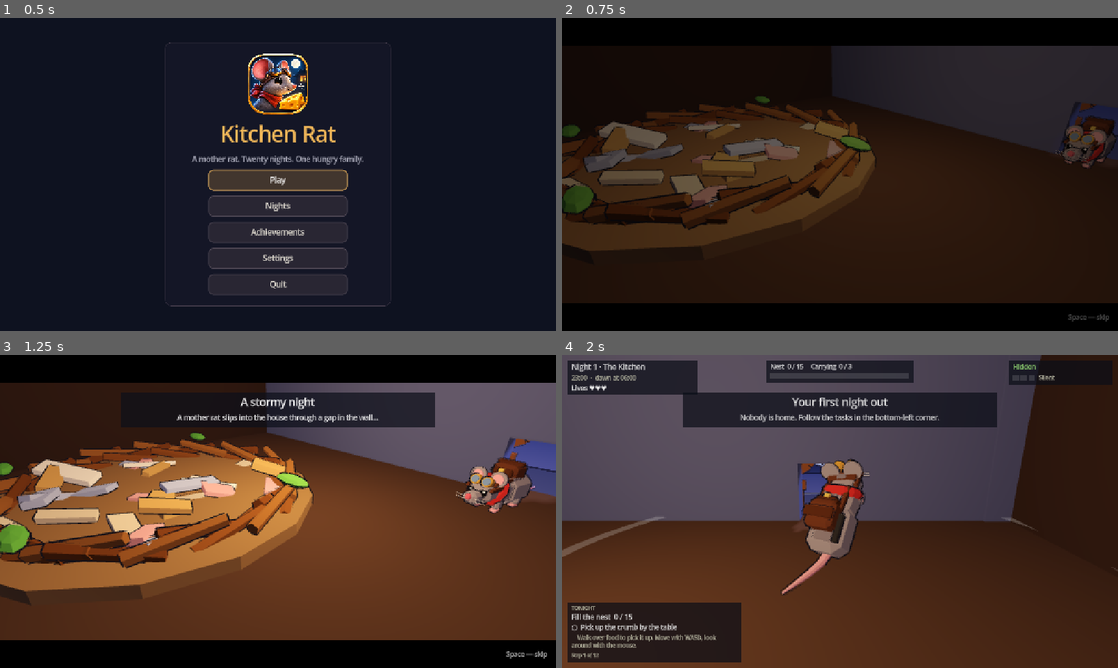
Above: before the commit, frames 1-4 (two rows, left to right).
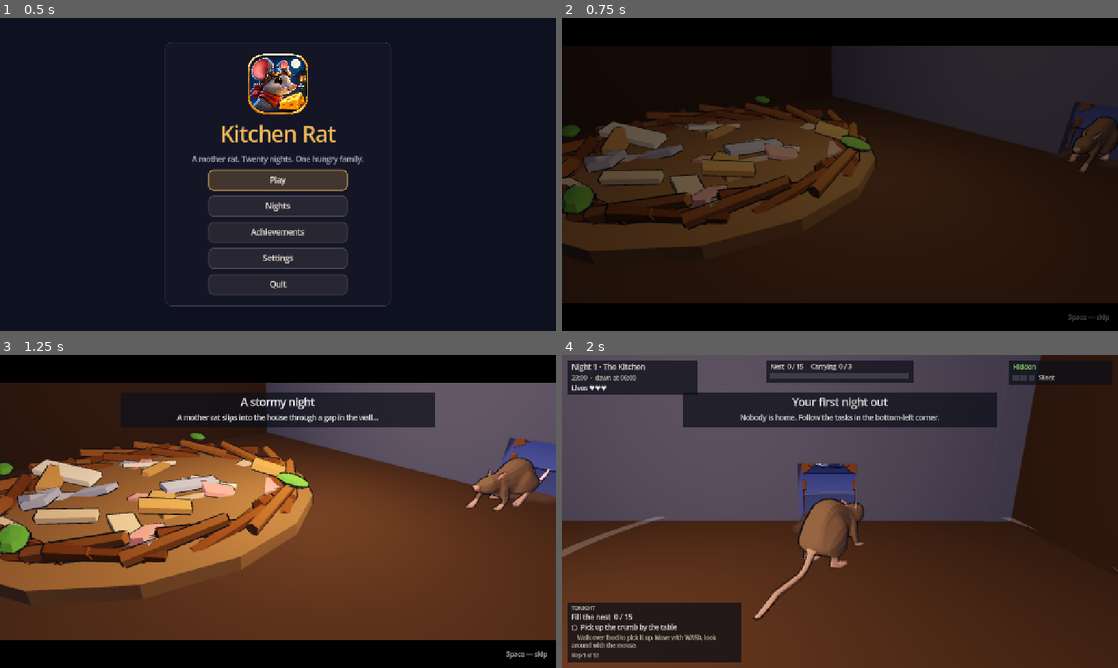
Above: after the commit, the same moments.

Repository: SergeyChere/kitchen-rat
Game: Godot game, scene res://scenes/main.tscn
Same seed, same stepped clock (60 frames per second), same inputs: the game is played once before the commit and once after it.
Inputs (mouse positions are in pixels of both pictures, inside the frame that each line leads up to):
- Up to frame 1 (0.5 s): no input
- Up to frame 2 (0.75 s): click "Play" at 0.5 s
- Up to frame 3 (1.25 s): no input
- Up to frame 4 (2 s): tap Enter (ui_accept) at 1.25 s; move the mouse to (962, 495) at 1.27 s; hold D (right) from 1.28 s (still down); hold E (sniff) from 1.28 s (still down); tap Q (pups) at 1.35 s; click (962, 495) at 1.42 s; tap Space (jump) at 1.52 s

Frame 1 is identical in both runs. In frame 2, 0.8% of the frame differs, in the area x 88-100%, y 31-50%; in frame 3, 1.7%; in frame 4, 3.3%, in the area x 34-56%, y 33-86%.

Commit message:
Characters from free animated models: rat, pups, cat, dog, owner, kid, guest
tools/blender/import_characters.py sizes and recolours the CC0 Quaternius models and bakes
the game's clips (sneak, sleep, jump_up, sit_up…) from their animations plus pose offsets.
Outline thickness now follows the model's node scale; --focus=<who>[,clip] dev camera.

Co-Authored-By: Claude Opus 5.5 <noreply@anthropic.com>
Claude-Session: https://claude.ai/code/session_01LGEfjFxgRKjjvXcK5grQ7w

Diff:
--- a/godot/scripts/level_builder.gd
+++ b/godot/scripts/level_builder.gd
@@ -49,22 +49,24 @@
 	return n
 
 
-## Flat banded shading with dark outlines, like the prototype's MeshToonMaterial.
+## Flat banded shading with dark outlines, like the prototype's MeshToonMaterial. The outline grows in the mesh's
+## own units, so models scaled on a root node (the imported characters) get it sized back to ~4 mm.
 func toonify(n: Node) -> void:
 	if _outline == null:
-		_outline = StandardMaterial3D.new()
-		_outline.shading_mode = BaseMaterial3D.SHADING_MODE_UNSHADED
-		_outline.albedo_color = Color(0.08, 0.07, 0.09)
-		_outline.cull_mode = BaseMaterial3D.CULL_FRONT
-		_outline.grow = true
-		_outline.grow_amount = 0.004
+		_outline = _outline_mat(0.004)
 	for mi in n.find_children("*", "MeshInstance3D", true, false):
 		var m := mi as MeshInstance3D
+		var ref: Node3D = m
+		var sk := m.get_node_or_null(m.skeleton) as Skeleton3D if m.skin else null
+		if sk:
+			ref = sk
+		var sc := ref.global_transform.basis.get_scale().x
+		var grow := snappedf(0.004 / maxf(sc, 0.0001), 0.0001) if absf(sc - 1.0) > 0.01 else 0.004
 		for i in m.mesh.get_surface_count():
 			var mat := m.mesh.surface_get_material(i)
 			if not (mat is BaseMaterial3D):
 				continue
-			var key := mat.get_instance_id()
+			var key := str(mat.get_instance_id()) + ":" + str(grow)
 			if not _toon.has(key):
 				var t := (mat as BaseMaterial3D).duplicate() as BaseMaterial3D
 				t.diffuse_mode = BaseMaterial3D.DIFFUSE_TOON
@@ -72,9 +74,19 @@
 				t.metallic = 0.0
 				t.roughness = 0.9
 				if t.transparency == BaseMaterial3D.TRANSPARENCY_DISABLED:
-					t.next_pass = _outline
+					t.next_pass = _outline if grow == 0.004 else _outline_mat(grow)
 				_toon[key] = t
 			m.set_surface_override_material(i, _toon[key])
+
+
+static func _outline_mat(grow: float) -> StandardMaterial3D:
+	var o := StandardMaterial3D.new()
+	o.shading_mode = BaseMaterial3D.SHADING_MODE_UNSHADED
+	o.albedo_color = Color(0.08, 0.07, 0.09)
+	o.cull_mode = BaseMaterial3D.CULL_FRONT
+	o.grow = true
+	o.grow_amount = grow
+	return o
 
 
 static func aabb_of(n: Node3D) -> AABB:
--- a/godot/scripts/main.gd
+++ b/godot/scripts/main.gd
@@ -59,6 +59,8 @@
 		c.look_at(Nights.world(float(v[3]), float(v[4]), float(v[5])))
 		c.fov = 70.0
 		c.current = true
+	if _args.has("focus") and game and game.grid != null and game.state != "intro":
+		_focus()
 	if _args.has("shot") and _frames == int(_args.get("frames", "90")):
 		get_viewport().get_texture().get_image().save_png(_args.shot)
 		print("saved ", _args.shot)
@@ -277,3 +279,33 @@
 	_key("look_right", [], -1, [], JOY_AXIS_RIGHT_X, 1.0)
 	_key("look_up", [], -1, [], JOY_AXIS_RIGHT_Y, -1.0)
 	_key("look_down", [], -1, [], JOY_AXIS_RIGHT_Y, 1.0)
+
+
+## --focus=cat|owner|dog|rat|pup|sleeper[,anim]: a close-up camera that follows one character (screenshots of the models);
+## with an anim name that character plays only that clip.
+func _focus() -> void:
+	var f := str(_args.focus).split(",")
+	var t: Node3D = {"cat": game.cat, "owner": game.owner_ai, "dog": game.dog, "rat": game.rat,
+		"pup": game.pups[0] if not game.pups.is_empty() else null,
+		"sleeper": game.sleepers[0] if not game.sleepers.is_empty() else null}.get(f[0])
+	if t == null:
+		return
+	var d: float = {"cat": 1.1, "owner": 2.8, "dog": 1.5, "rat": 0.55, "pup": 0.4, "sleeper": 2.2}[f[0]]
+	var c := get_meta("focus_cam") as Camera3D if has_meta("focus_cam") else null
+	if c == null:
+		c = Camera3D.new()
+		game.add_child(c)
+		c.fov = 50.0
+		c.current = true
+		set_meta("focus_cam", c)
+	if f.size() > 1:
+		t.process_mode = Node.PROCESS_MODE_DISABLED
+		var ap := t.find_child("AnimationPlayer", true, false) as AnimationPlayer
+		if ap and ap.current_animation != f[1]:
+			ap.process_mode = Node.PROCESS_MODE_ALWAYS
+			ap.play(f[1])
+	var fwd := t.global_transform.basis.z
+	var side := t.global_transform.basis.x
+	var to := t.global_position + (fwd * 0.8 + side * 0.6).normalized() * d + Vector3.UP * d * 0.45
+	c.global_position = to
+	c.look_at(t.global_position + Vector3.UP * d * 0.18)
Binary file changed: godot/assets/models/characters/cat.glb
Binary file changed: godot/assets/models/characters/dog.glb
Binary file changed: godot/assets/models/characters/guest.glb
Binary file changed: godot/assets/models/characters/kid.glb
Binary file changed: godot/assets/models/characters/owner.glb
Binary file changed: godot/assets/models/characters/rat_mother.glb
Binary file changed: godot/assets/models/characters/rat_pup.glb
